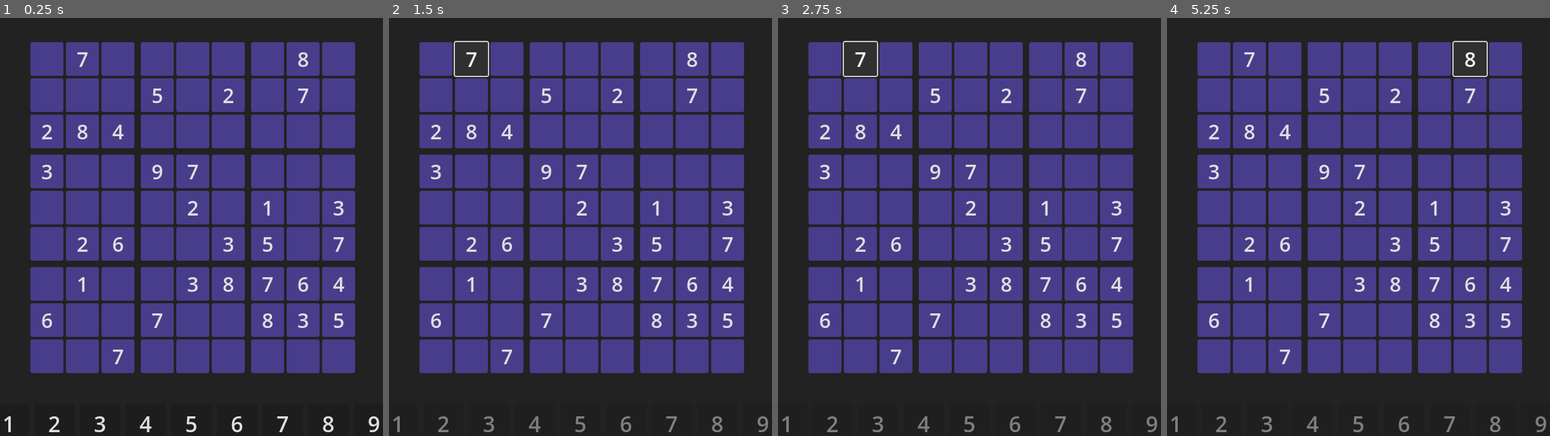
Above: before the commit, frames 1-4 (left to right).
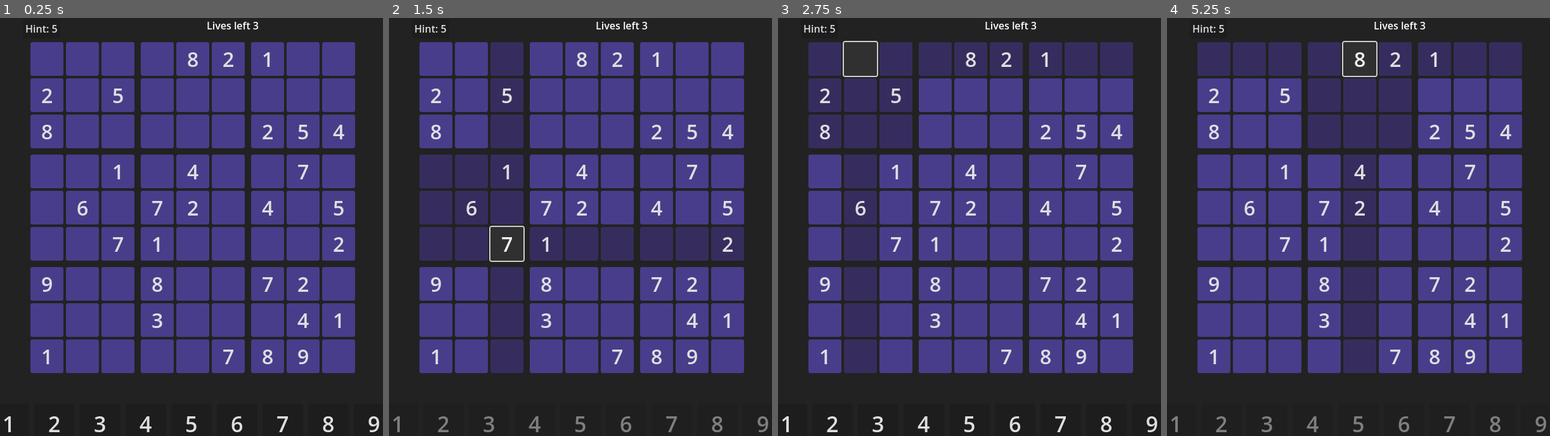
Above: after the commit, the same moments.

Repository: ba6ul/Sudooku
Game: Godot game, scene res://scenes/Game.tscn
Same seed, same stepped clock (60 frames per second), same inputs: the game is played once before the commit and once after it. The project has no main scene, so this scene is started directly.
Inputs (mouse positions are in pixels of both pictures, inside the frame that each line leads up to):
- Up to frame 1 (0.25 s): no input
- Up to frame 2 (1.5 s): click (434, 59) at 0.52 s; click "7" at 1.25 s
- Up to frame 3 (2.75 s): click (862, 59) at 2.02 s
- Up to frame 4 (5.25 s): click (1285, 59) at 2.77 s; click (1324, 59) at 3.52 s; click (1358, 59) at 4.27 s; click "8" at 5 s

The runs differ from the first frame. In frame 1, 2.5% of the frame differs, in the area x 6-90%, y 0-83%; in frame 2, 17%, in the area x 6-93%, y 0-85%; in frame 3, 16%; in frame 4, 17%.

Commit message:
Add cell highlighting and hint system updates
-Row, column, and sub-grid highlighting for selected cells.

-Hint System
---Provide Correct Answer
---Fully functional hint button

Diff:
--- a/project.godot
+++ b/project.godot
@@ -11,7 +11,7 @@
 [application]
 
 config/name="Sudoku"
-config/features=PackedStringArray("4.3", "Forward Plus")
+config/features=PackedStringArray("4.4", "Forward Plus")
 config/icon="res://icon.svg"
 
 [autoload]
--- a/scenes/Game.tscn
+++ b/scenes/Game.tscn
@@ -1,8 +1,8 @@
 [gd_scene load_steps=2 format=3 uid="uid://dv2weqgbjob0t"]
 
-[ext_resource type="Script" path="res://scripts/game.gd" id="1_cdfni"]
+[ext_resource type="Script" uid="uid://cl6j45efhdttb" path="res://scripts/game.gd" id="1_cdfni"]
 
-[node name="Game" type="Node2D"]
+[node name="SudookuGame" type="Node2D"]
 script = ExtResource("1_cdfni")
 
 [node name="GridContainer" type="GridContainer" parent="."]
@@ -78,3 +78,22 @@
 [node name="Button" type="Button" parent="."]
 offset_right = 8.0
 offset_bottom = 8.0
+
+[node name="MarginContainer" type="MarginContainer" parent="."]
+offset_right = 40.0
+offset_bottom = 40.0
+
+[node name="HintButton" type="Button" parent="."]
+offset_left = 98.0
+offset_top = 11.0
+offset_right = 156.0
+offset_bottom = 39.0
+
+[node name="Label" type="Label" parent="."]
+offset_left = 388.0
+offset_top = 10.0
+offset_right = 428.0
+offset_bottom = 33.0
+text = "3"
+
+[connection signal="pressed" from="HintButton" to="." method="_on_hint_button_pressed"]
--- a/scripts/game.gd
+++ b/scripts/game.gd
@@ -2,10 +2,12 @@
 
 @onready var grid:GridContainer = $GridContainer
 @onready var button: Button = $Button
-
-
-
-
+@onready var lives_label: Label = $Label
+@onready var hint_button: Button = $HintButton
+
+var hint_system = HintSystem.new()
+
+var lives = 3
 
 # Game Grid
 var game_grid = [] # Holds the buttons present in the Game Scene
@@ -18,16 +20,25 @@
 
 const GRID_SIZE = 9
 
+# Colors for the Cells
+const highlight_rang = Color("#362D5E") # Light blue
+const subgrid_highlight_rang = Color("#362D5E") # Light blue (just for testing)
+
 # Called when the node enters the scene tree for the first time.
 func _ready():
 	bind_selectgrid_button_actions()
 	init_game()
 
+	var hint_status = hint_system.get_hint_status()
+	hint_button.text = "Hint: " + str(hint_status["hints_remaining"])
+
+
 # Called every frame. 'delta' is the elapsed time since the previous frame.
 func _process(delta):
-	pass
+	lives_update()
 
 func init_game():
+
 	_create_empty_grid()
 	_fill_grid(solution_grid) # We will get the solution grid
 	_create_puzzle(Settings.DIFFICULTY)
@@ -74,21 +85,70 @@
 	grid.add_child(gap_Container)
 	return button
 
+# v4 Highlight
+func highlight_related_cells(pos: Vector2i):
+	reset_cell_colors()
+
+	var row = pos[0]
+	var col = pos[1]
+
+	# Subgrid
+	var subgrid_row_start = (row / 3) * 3
+	var subgrid_col_start = (col / 3) * 3
+
+	# Loops and Checks row, col, subgrid
+	for i in range(GRID_SIZE):
+		for j in range(GRID_SIZE):
+			var btn = game_grid[i][j] as Button
+			var stylebox = btn.get_theme_stylebox("normal").duplicate(true)
+
+			var current_bg_color = stylebox.bg_color
+
+			if i == row and j == col:
+				#To highlight the selected cell, add a condition here like:
+				# if current_bg_color != Color.SEA_GREEN and current_bg_color != Color.DARK_RED:
+				#     stylebox.bg_color = highlight_rang
+				pass #
+			elif i == row or j == col:
+				# Highlight ROW and COL (except red and green cell)
+				if current_bg_color != Color.SEA_GREEN and current_bg_color != Color.DARK_RED:
+					stylebox.bg_color = highlight_rang
+			elif (i >= subgrid_row_start and i < subgrid_row_start + 3 and
+				  j >= subgrid_col_start and j < subgrid_col_start + 3):
+				# Highlight subgrid (except red and green cell)
+				if current_bg_color != Color.SEA_GREEN and current_bg_color != Color.DARK_RED:
+					stylebox.bg_color = subgrid_highlight_rang
+
+			btn.add_theme_stylebox_override("normal", stylebox)
+# Change back color
+func reset_cell_colors():
+	for i in range(GRID_SIZE):
+		for j in range(GRID_SIZE):
+			var btn = game_grid[i][j] as Button
+			var stylebox = btn.get_theme_stylebox("normal").duplicate(true)
+
+			# Changing back Colors
+			if not (Settings.SHOW_HINTS and btn.text != "" and
+				   ((int(btn.text) == solution_grid[i][j] and stylebox.bg_color == Color.SEA_GREEN) or
+					(int(btn.text) != solution_grid[i][j] and stylebox.bg_color == Color.DARK_RED))):
+				stylebox.bg_color = Settings.Cell_rang
+
+			btn.add_theme_stylebox_override("normal", stylebox)
+
 func _on_grid_button_pressed(pos: Vector2i, ans):
 	selected_button = pos
 	select_button_answer = ans
+	highlight_related_cells(pos)
 
 	var grid_selected_button = game_grid[selected_button[0]][selected_button[1]]
 
-	if grid_selected_button.text != "" and puzzle[selected_button[0]][selected_button[1]] !=0:
+	if grid_selected_button.text != "" and puzzle[selected_button[0]][selected_button[1]] != 0:
 		for button in $SelectGrid.get_children():
 			button.disabled = true
 	else:
 		for button in $SelectGrid.get_children():
 			button.disabled = false
 
-
-
 func bind_selectgrid_button_actions():
 	for button in $SelectGrid.get_children():
 		var b = button as Button
@@ -98,7 +158,6 @@
 	if selected_button != Vector2i(-1, -1):
 		var grid_selected_button = game_grid[selected_button[0]][selected_button[1]]
 		grid_selected_button.text = str(number_pressed)
-
 
 		# To make it easy for beginners, we could provide hints to show whether their answer is right or wrong.
 		if Settings.SHOW_HINTS:
@@ -111,8 +170,17 @@
 				stylebox.bg_color = Color.SEA_GREEN
 			else:
 				stylebox.bg_color = Color.DARK_RED
+				lives -= 1
+
+			if lives == 0:
+				get_tree().reload_current_scene()
 			btn.add_theme_stylebox_override("normal", stylebox)
 
+		# Make sure to highlight the cell back after new Input
+		highlight_related_cells(selected_button)
+
+func lives_update():
+	lives_label.text = "Lives left " + str(lives)
 
 # Generating Valid Sudoku grid
 # Recursively validate a position entry and generates a solution grid
@@ -213,3 +281,26 @@
 	solution_count += 1
 	if solution_count > 1:
 		return
+
+
+func _on_hint_button_pressed() -> void:
+	var hint = hint_system.generate_hint(puzzle, solution_grid)
+	game_grid[hint.row][hint.col].text = str(hint.correct_number)
+	_hint_effect(hint)
+
+func _hint_effect(hint):
+	var button = game_grid[hint.row][hint.col]
+	var stylebox = button.get_theme_stylebox("normal").duplicate(true)
+	stylebox.bg_color = HintSystem.HINT_COLORS["default"]
+	button.add_theme_stylebox_override("normal", stylebox)
+
+	var hint_status = hint_system.get_hint_status()
+	var hints_remaining = hint_status["hints_remaining"]
+
+	hint_button.text = "Hint: " + str(hints_remaining)
+
+	if hints_remaining > 0:
+		hint_button.text = "Hint: " + str(hints_remaining)
+	else:
+		hint_button.disabled = true
+		hint_button.text = "Hint: 0"
--- /dev/null
+++ b/scripts/hints_handler.gd
@@ -0,0 +1,131 @@
+class_name HintSystem
+extends Object
+
+
+const MAX_HINTS = 5
+const HINT_COST = 10  #future scoring system
+const HINT_COLORS = {
+	"default": Color.DARK_GOLDENROD,
+	"partial": Color("#FFA500"),
+	"full": Color.DARK_GREEN
+}
+
+# stats
+var hint_counter: int = 0
+var hint_strategy: int = 2  # hin version selector
+
+# Hint versions
+enum HintMode {
+	random_cell,    # Fills a random empty cell
+	hardest_cell, # Premium Hint
+	strategic       # Advanced hint selection
+}
+
+# Hint information structure
+class HintInfo:
+	var row: int
+	var col: int
+	var correct_number: int
+	var hint_type: String
+
+	func _init(r: int, c: int, number: int, type: String = "default"):
+		row = r
+		col = c
+		correct_number = number
+		hint_type = type
+
+
+func generate_hint(puzzle: Array, solution_grid: Array) -> HintInfo:
+	# Verify
+	if hint_counter >= MAX_HINTS:
+		return null
+
+	var empty_cells = _find_empty_cells(puzzle)
+
+	if empty_cells.is_empty():
+		return null
+
+	# Select hint based on hint version
+	var hint_cell = _select_hint_cell(empty_cells, puzzle, solution_grid)
+
+	var hint = HintInfo.new(
+		hint_cell.x,
+		hint_cell.y,
+		solution_grid[hint_cell.x][hint_cell.y]
+	)
+
+	hint_counter += 1
+	return hint
+
+func _find_empty_cells(puzzle: Array) -> Array:
+	var empty_cells = []
+	for row in range(puzzle.size()):
+		for col in range(puzzle[row].size()):
+			if puzzle[row][col] == 0:
+				empty_cells.append(Vector2(row, col))
+	return empty_cells
+
+# Select hint cell for hint version
+func _select_hint_cell(empty_cells: Array, puzzle: Array, solution_grid: Array) -> Vector2:
+	match hint_strategy:
+		HintMode.random_cell:
+			return empty_cells[randi() % empty_cells.size()]
+
+		HintMode.hardest_cell:
+			return _find_most_constrained_cell(empty_cells, puzzle)
+
+		HintMode.strategic:
+			return _strategic_hint_selection(empty_cells, puzzle, solution_grid)
+
+		_:
+			return empty_cells[randi() % empty_cells.size()]
+
+
+func _find_most_constrained_cell(empty_cells: Array, puzzle: Array) -> Vector2:
+	var most_constrained = empty_cells[0]
+	var least_options = 9
+
+	for cell in empty_cells:
+		var row = cell.x
+		var col = cell.y
+		var options = _count_valid_options(puzzle, row, col)
+
+		if options < least_options:
+			least_options = options
+			most_constrained = cell
+
+	return most_constrained
+
+func _count_valid_options(puzzle: Array, row: int, col: int) -> int:
+	var options = 0
+	for num in range(1, 10):
+		if _is_valid_entry(puzzle, row, col, num):
+			options += 1
+	return options
+
+# Valid check for hardest cell
+func _is_valid_entry(puzzle: Array, row: int, col: int, num: int) -> bool:
+	#sudoku validation logic
+	return true  # Placeholder - implement full validation
+
+# Gives hint for selected cell
+func _strategic_hint_selection(empty_cells: Array, puzzle: Array, solution_grid: Array) -> Vector2:
+	# idk
+	return empty_cells[randi() % empty_cells.size()]
+
+# for new game
+func reset():
+	hint_counter = 0
+	hint_strategy = HintMode.random_cell
+
+# checks hint version
+func get_hint_status() -> Dictionary:
+	return {
+		"hints_used": hint_counter,
+		"hints_remaining": MAX_HINTS - hint_counter,
+		"current_strategy": hint_strategy
+	}
+
+# fordev hint version
+func set_hint_strategy(strategy: int):
+	hint_strategy = strategy
Not shown, added: scripts/game.gd.uid
Not shown, added: scripts/hints_handler.gd.uid
Not shown, added: scripts/settings.gd.uid
Not shown, removed: .gitattributes
